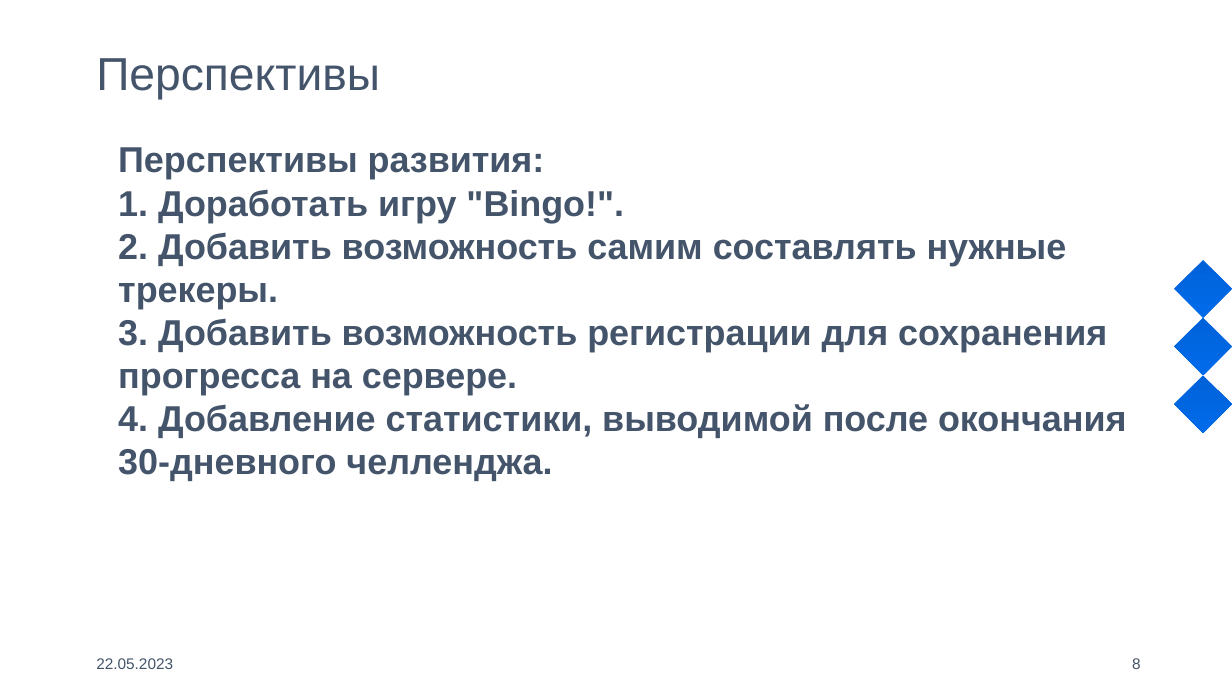
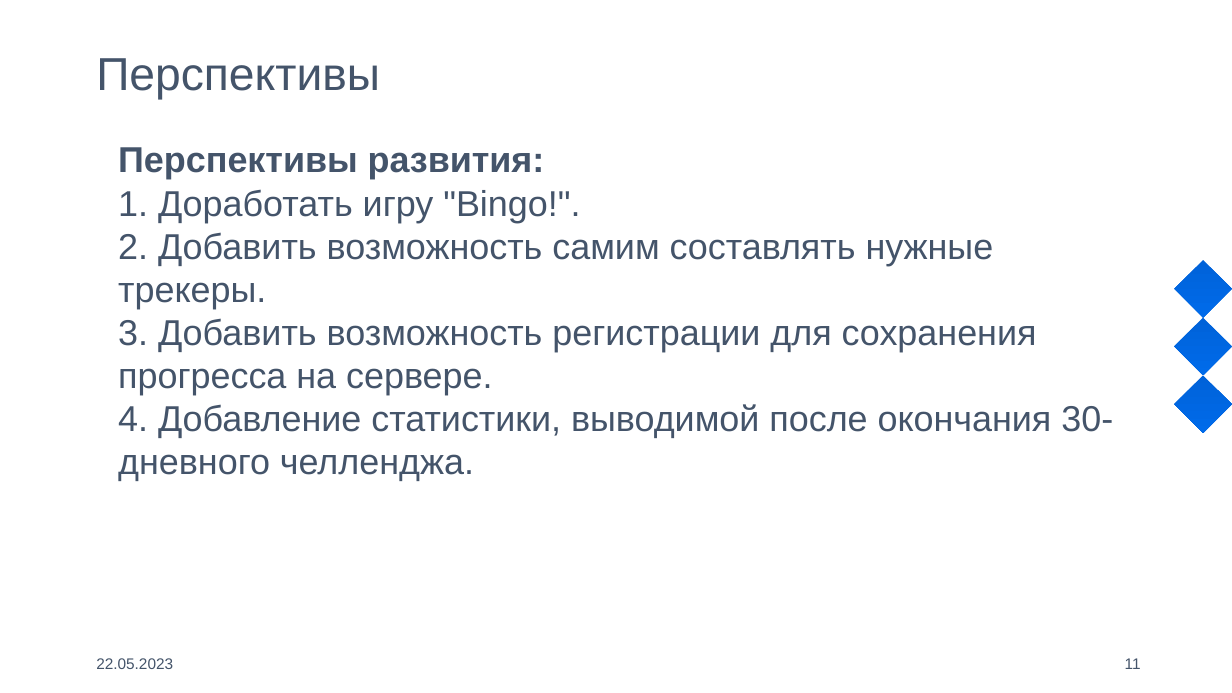
Before and after one commit to Vova-SH/SamsungGraduationWorks, a slide deck: slide 11 of 2023/Projects/Кауфман Яна и Пономарев Арсений/tracksandbingo.pptx (slide 8 before the commit). Drawn at 1232x693 pixels with LibreOffice and Linux fonts; fonts in the diff are those of the drawing; background and template pictures are left out. Boxes give left, top, right and bottom in pixels: in the first picture for what was removed or moved away, otherwise in the second. Text is boxed around its words. In the diff, an @@ line names an element or a change of style, - is before the commit and + after.

```diff
--- a/2023/Projects/Кауфман Яна и Пономарев Арсений/tracksandbingo.pptx
+++ b/2023/Projects/Кауфман Яна и Пономарев Арсений/tracksandbingo.pptx
@@ text at box(118, 190, 1113, 481): bold off @@
@@ page number at box(1125, 658, 1141, 669): text changed @@
-8
+11
```
Also in this commit, not shown: 5 other slides changed, 4 slides added, 1 slide removed, 33 other files.
